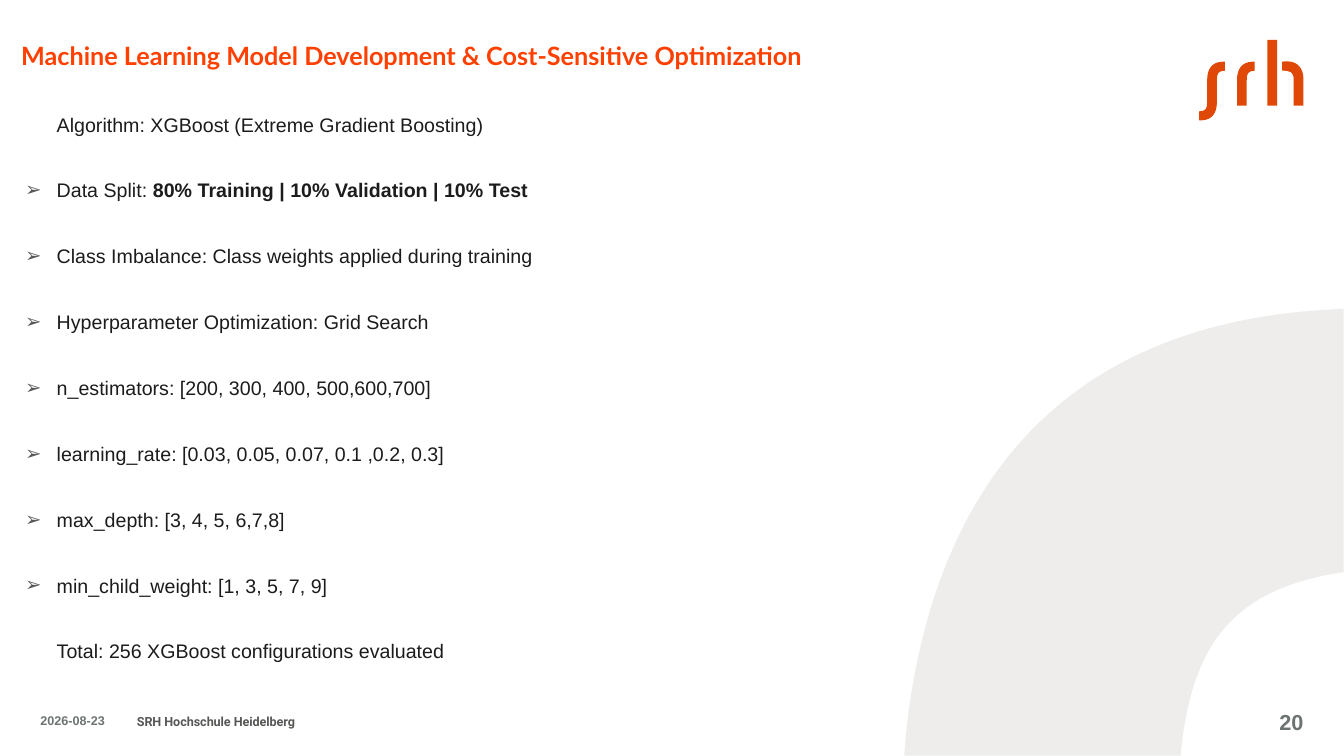
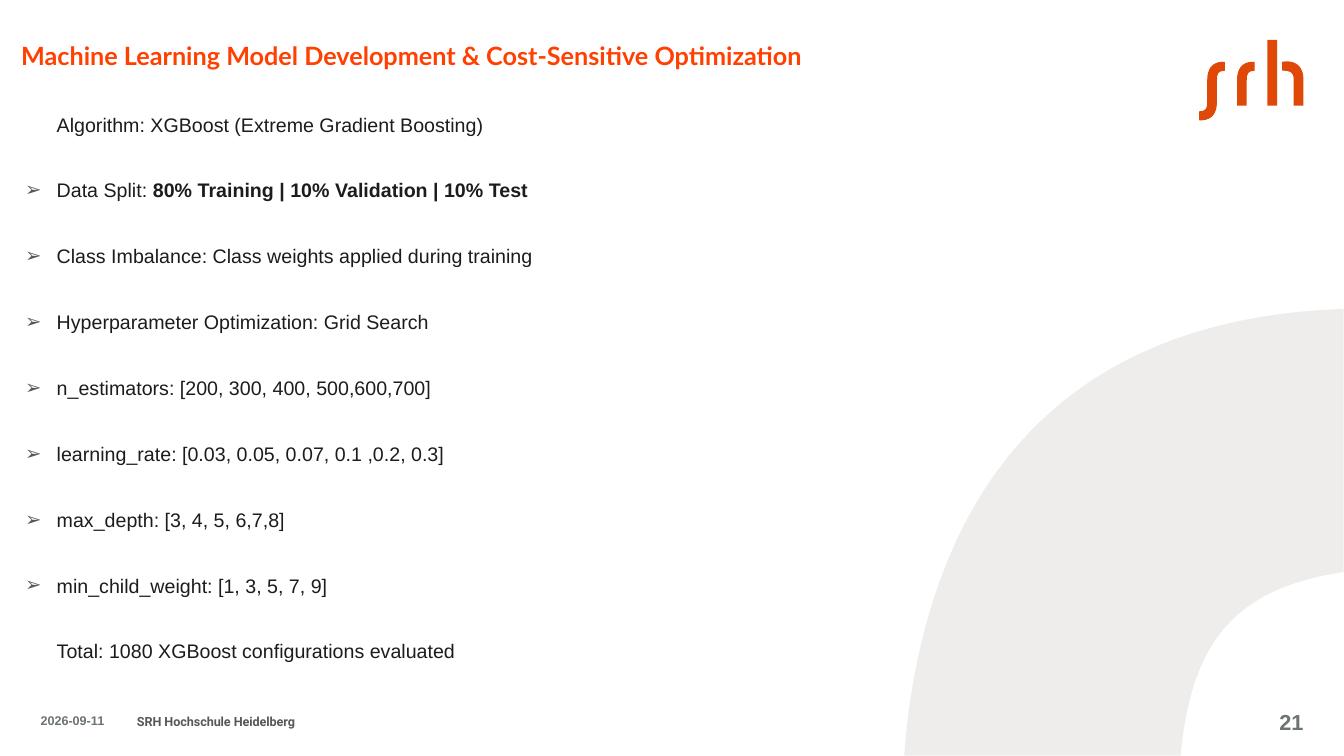
Before and after one commit to aminfeli/Thesis, a slide deck: slide 21 of 7-Presentation/presentation.pptx (slide 20 before the commit). Drawn at 1344x756 pixels with LibreOffice and Linux fonts; fonts in the diff are those of the drawing. Boxes give left, top, right and bottom in pixels: in the first picture for what was removed or moved away, otherwise in the second. Text is boxed around its words. In the diff, an @@ line names an element or a change of style, - is before the commit and + after.

```diff
--- a/7-Presentation/presentation.pptx
+++ b/7-Presentation/presentation.pptx
@@ freeform shape at bbox=[904, 309, 1344, 755]: outline redrawn @@
@@ text at bbox=[57, 643, 455, 662]: text changed @@
-Total: 256 XGBoost configurations evaluated
+Total: 1080 XGBoost configurations evaluated
@@ text at bbox=[41, 716, 105, 725]: text changed @@
-2026-08-23
+2026-09-11
@@ page number at bbox=[1279, 715, 1303, 730]: text changed @@
-20
+21
```
Also in this commit, not shown: 33 other slides changed, 2 other files.
